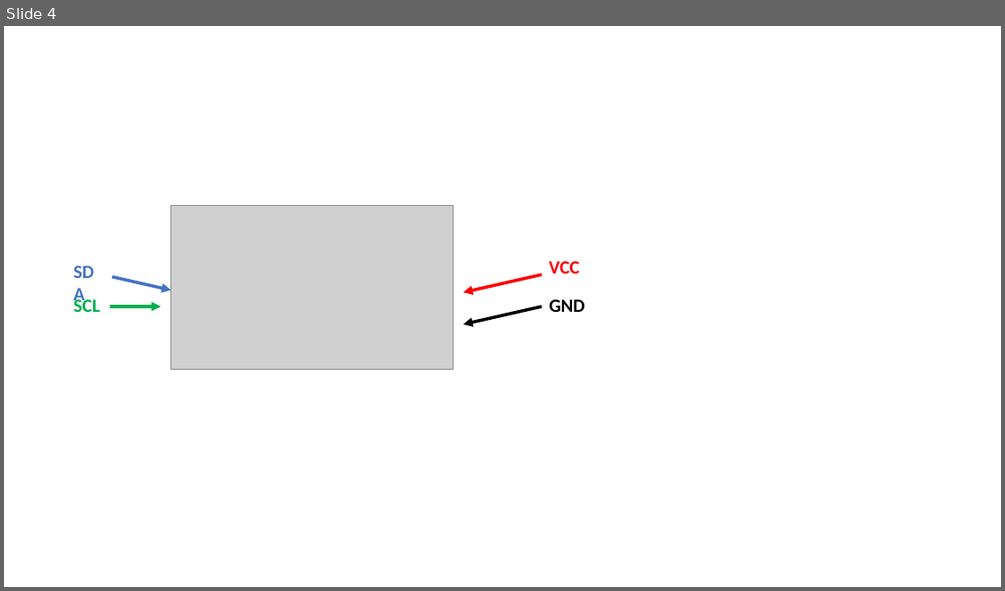
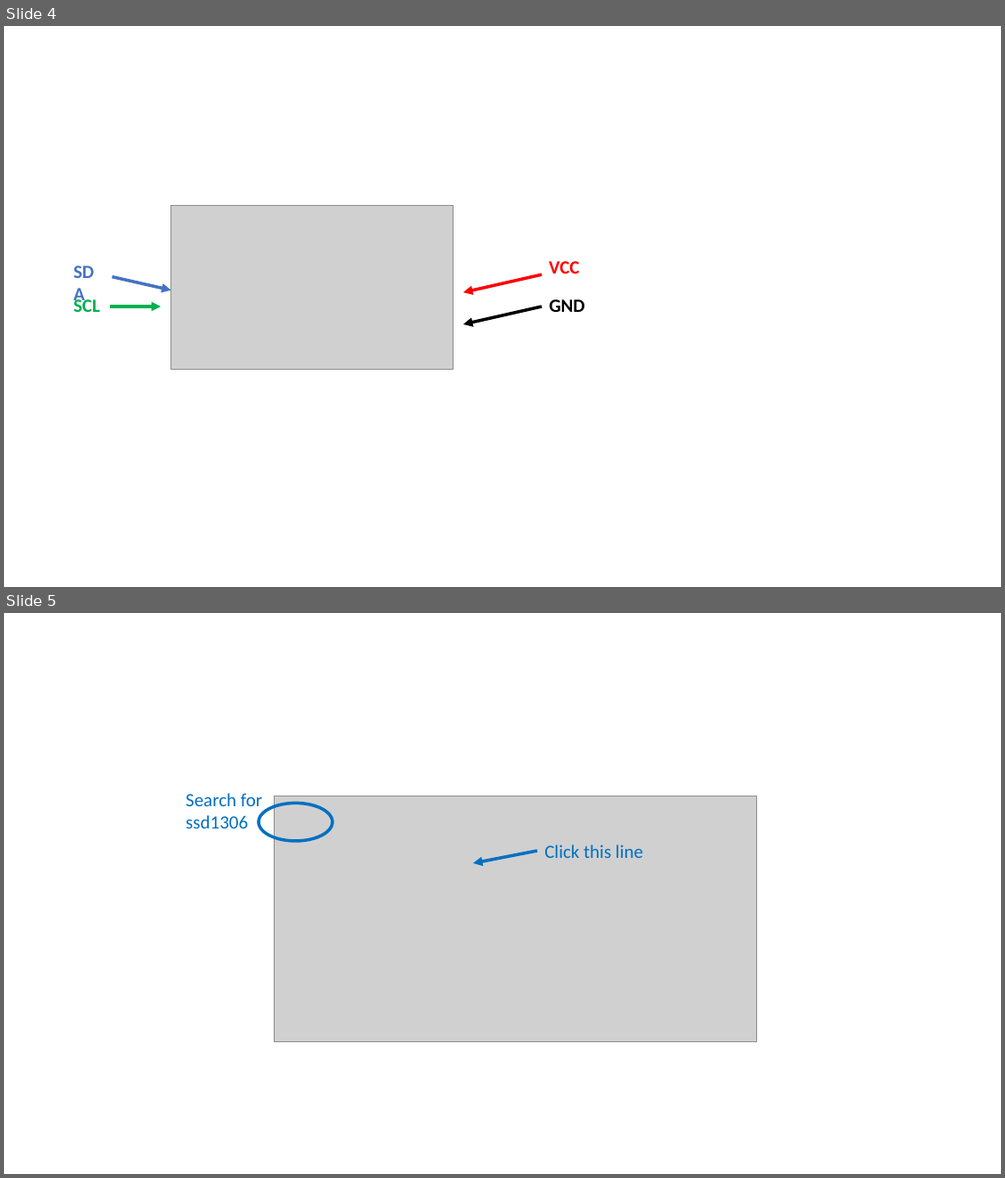
Before and after one commit to CoderDojoTC/micropython, a slide deck: docs/img/figures.pptx. Shown one above the other, each under a label of ours: slide 4 before the commit, slides 4 and 5 after it. The pictures are 1005x591 and 1005x1178 pixels, drawn with LibreOffice and Linux fonts; fonts in the diff are those of the drawing; grey boxes stand for pictures. Boxes give left, top, right and bottom in pixels: in the first picture for what was removed or moved away, otherwise in the second. Text is boxed around its words. In the diff, an @@ line names an element or a change of style, - is before the commit and + after.

```diff
--- a/docs/img/figures.pptx
+++ b/docs/img/figures.pptx
@@ slide 5 added at [4, 613, 1001, 1174], background #FFFFFF @@
@@ text added at [186, 793, 262, 828], 18 pt, text #0070C0 @@
+Search for ssd1306
@@ picture added at [274, 796, 757, 1042] @@
@@ ellipse added at [259, 803, 332, 841], outline #0070C0 3 pt @@
@@ arrow added from (537, 851) to (473, 863), #0070C0 3 pt @@
@@ text added at [544, 844, 643, 858], 18 pt, text #0070C0 @@
+Click this line
```
Also in this commit, not shown: 1 other slide added, 2 other files.
